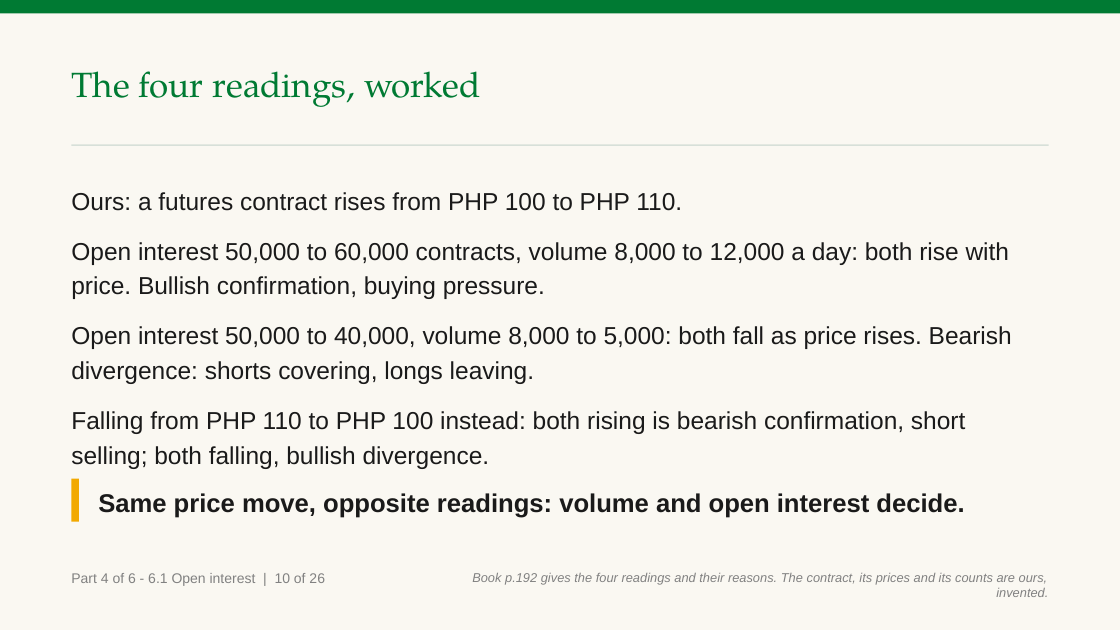
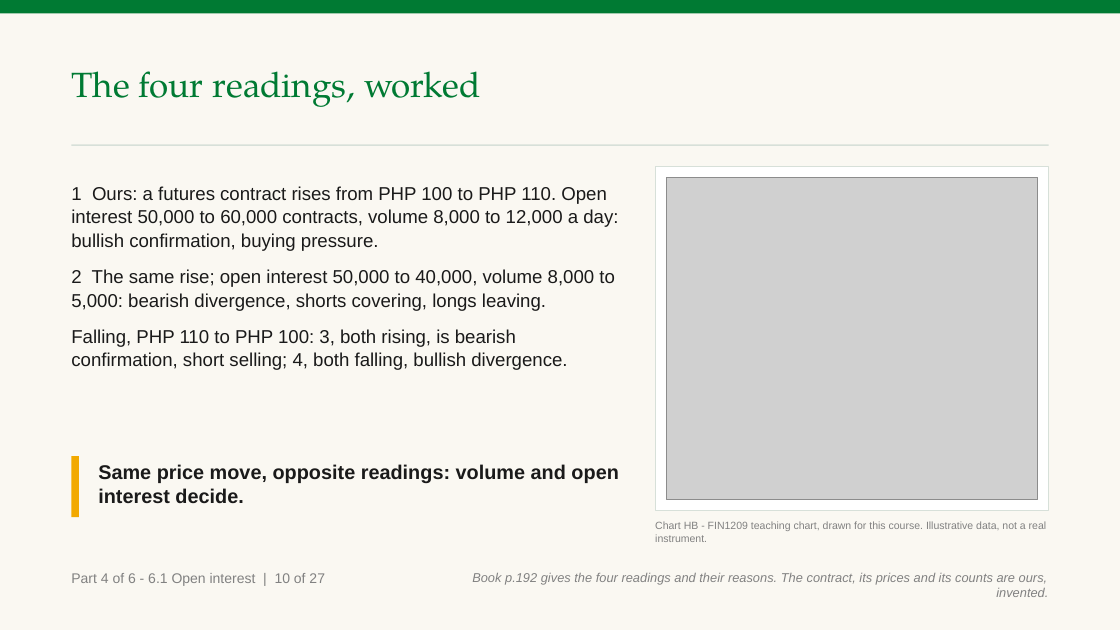
Before and after one commit to benjiesotelo-sudo/Telos_FIN1209, a slide deck: slide 105 of chapter-06/FIN1209-Chapter-06.pptx (slide 113 before the commit). Drawn at 1120x630 pixels with LibreOffice and Linux fonts; fonts in the diff are those of the drawing; grey boxes stand for pictures. Boxes give left, top, right and bottom in pixels: in the first picture for what was removed or moved away, otherwise in the second. Text is boxed around its words. In the diff, an @@ line names an element or a change of style, - is before the commit and + after.

```diff
--- a/chapter-06/FIN1209-Chapter-06.pptx
+++ b/chapter-06/FIN1209-Chapter-06.pptx
@@ rectangle added at (x1=655, y1=166, x2=1049, y2=511), fill #FFFFFF, outline #D7E0D9 1 pt @@
@@ picture added at (x1=666, y1=177, x2=1038, y2=500) @@
@@ text at (x1=71, y1=186, x2=618, y2=370): text changed; size 21 to 16 pt @@
-Ours: a futures contract rises from PHP 100 to PHP 110.
-Open interest 50,000 to 60,000 contracts, volume 8,000 to 12,000 a day: both rise with price. Bullish confirmation, buying pressure.
-Open interest 50,000 to 40,000, volume 8,000 to 5,000: both fall as price rises. Bearish divergence: shorts covering, longs leaving.
-Falling from PHP 110 to PHP 100 instead: both rising is bearish confirmation, short selling; both falling, bullish divergence.
+1 Ours: a futures contract rises from PHP 100 to PHP 110. Open interest 50,000 to 60,000 contracts, volume 8,000 to 12,000 a day: bullish confirmation, buying pressure.
+2 The same rise; open interest 50,000 to 40,000, volume 8,000 to 5,000: bearish divergence, shorts covering, longs leaving.
+Falling, PHP 110 to PHP 100: 3, both rising, is bearish confirmation, short selling; 4, both falling, bullish divergence.
@@ rectangle resized from (x1=71, y1=479, x2=79, y2=522) to (x1=71, y1=456, x2=79, y2=518) @@
@@ text "Same price move, opposite readings: ..." moved from (x1=98, y1=493, x2=964, y2=518) to (x1=98, y1=464, x2=618, y2=503) @@
@@ text "Same price move, opposite readings: ..." at (x1=98, y1=464, x2=618, y2=503): size 22 to 17 pt; line spacing 1.15 to 1 @@
@@ text added at (x1=655, y1=521, x2=1047, y2=542), 9 pt, text #818181 @@
+Chart HB - FIN1209 teaching chart, drawn for this course. Illustrative data, not a real instrument.
@@ text at (x1=71, y1=573, x2=325, y2=586): text changed @@
-Part 4 of 6 - 6.1 Open interest | 10 of 26
+Part 4 of 6 - 6.1 Open interest | 10 of 27
```
Also in this commit, not shown: 99 other slides changed, 2 slides added, 9 slides removed, 2 other files.
